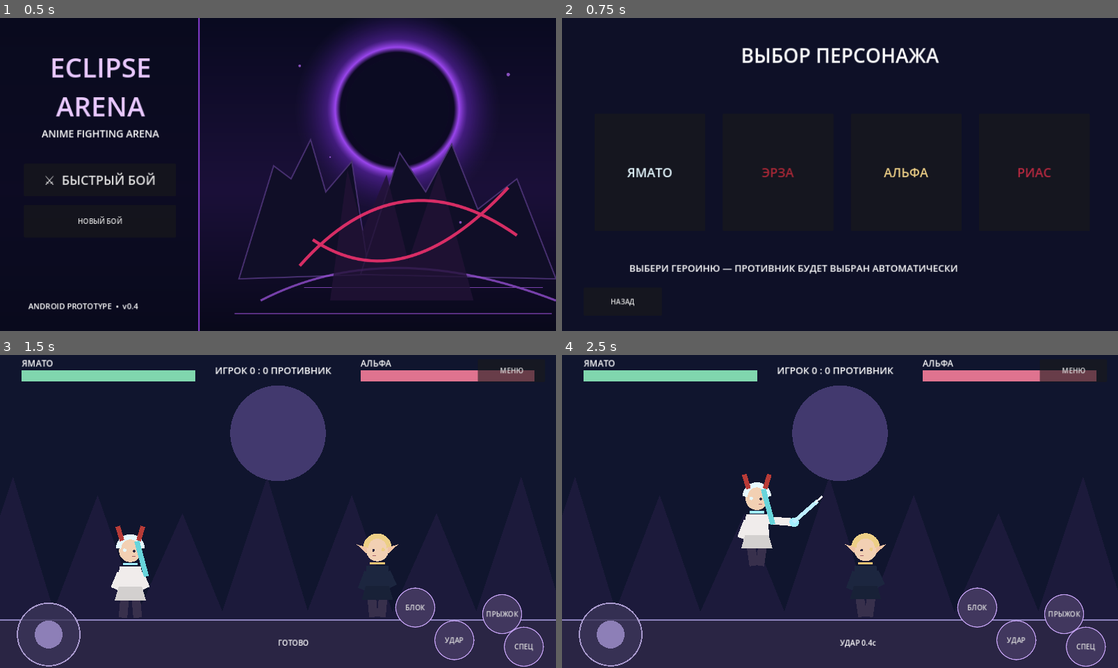
Above: before the commit, frames 1-4 (two rows, left to right).
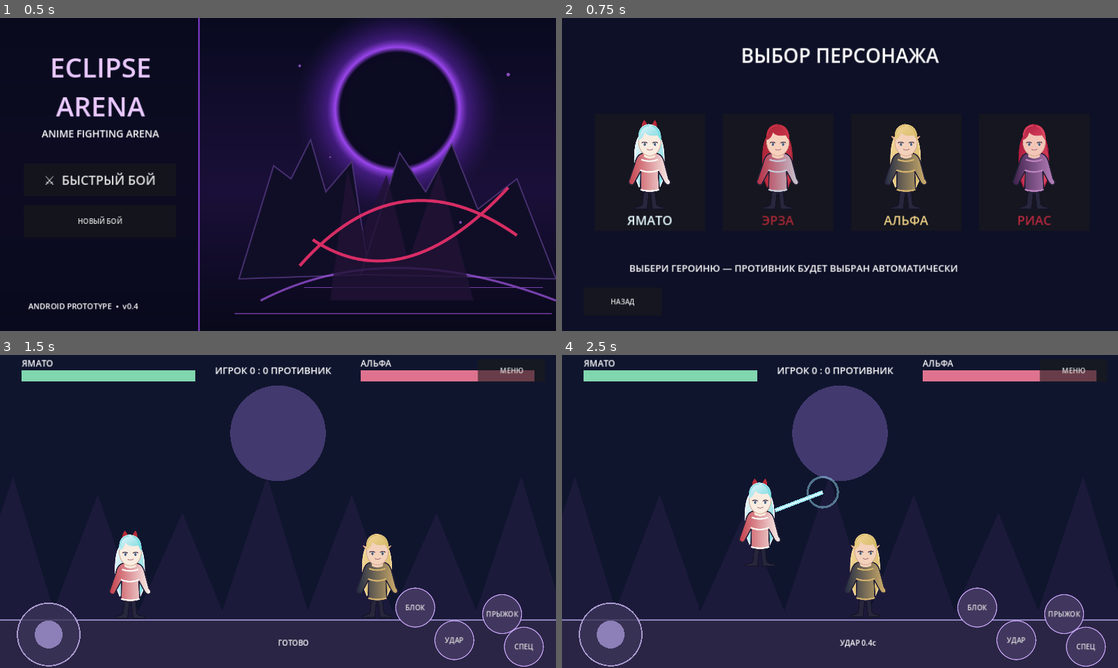
Above: after the commit, the same moments.

Repository: PerchikHot/Eclipse-Arena-
Game: Godot game, scene res://scenes/Main.tscn
The game is run twice, just before and just after one commit, with the same random seed, the same clock (stepped at 60 frames per second) and the same inputs.
Inputs (mouse positions are in pixels of both pictures, inside the frame that each line leads up to):
- Up to frame 1 (0.5 s): no input
- Up to frame 2 (0.75 s): click "⚔ БЫСТРЫЙ БОЙ" at 0.5 s
- Up to frame 3 (1.5 s): click "ЯМАТО" at 1.25 s
- Up to frame 4 (2.5 s): move the mouse to (962, 495) at 2.02 s; hold D from 2.03 s (still down); hold J from 2.03 s (still down); click (962, 495) at 2.17 s; tap Space at 2.27 s

Frame 1 is identical in both runs. In frame 2, 5.3% of the frame differs, in the area x 11-89%, y 32-67%; in frame 3, 2.1%; in frame 4, 2.6%.

Commit message:
Display illustrated character SVG sprites in fighter selection and combat

Diff:
--- a/scripts/main.gd
+++ b/scripts/main.gd
@@ -44,6 +44,7 @@
 var selection_buttons: Array[Button] = []
 var player_name_label: Label
 var enemy_name_label: Label
+var fighter_textures: Array[Texture2D] = []
 var joystick_center := Vector2(112, 643)
 var joystick_axis := 0.0
 var joystick_touch := -1
@@ -52,6 +53,8 @@
 var block_timer := 0.0
 
 func _ready() -> void:
+    for character in ["yamato", "erza", "alpha", "rias"]:
+        fighter_textures.append(load("res://assets/fighters/%s.svg" % character))
     sound_library["swing"] = make_sound(0.13, 220.0, 90.0, 0.14, 0)
     sound_library["hit"] = make_sound(0.19, 130.0, 45.0, 0.29, 1)
     sound_library["jump"] = make_sound(0.17, 280.0, 570.0, 0.13, 0)
@@ -184,6 +187,10 @@
     for i in range(fighter_names.size()):
         var fighter_button := Button.new()
         fighter_button.text = fighter_names[i]
+        fighter_button.icon = fighter_textures[i]
+        fighter_button.expand_icon = true
+        fighter_button.icon_alignment = HORIZONTAL_ALIGNMENT_CENTER
+        fighter_button.vertical_icon_alignment = VERTICAL_ALIGNMENT_TOP
         fighter_button.position = Vector2(75 + i * 295, 220)
         fighter_button.size = Vector2(255, 270)
         fighter_button.add_theme_font_size_override("font_size", 29)
@@ -422,8 +429,8 @@
         draw_circle(joystick_center, 72.0, Color("#3b3558", 0.78))
         draw_arc(joystick_center, 72.0, 0.0, TAU, 48, Color("#aa9bcf"), 3.0)
         draw_circle(joystick_center + Vector2(joystick_axis * 43.0, 0), 32.0, Color("#9788c2", 0.9))
-    draw_fighter(Vector2(x_left, y_left), Color("#ffffff") if player_hit_fx > 0.0 else fighter_colors[selected_fighter], player_attack_fx > 0.0, x_right >= x_left, player_motion, true)
-    draw_fighter(Vector2(x_right, 610), Color("#ffffff") if enemy_hit_fx > 0.0 else fighter_colors[enemy_fighter], enemy_attack_fx > 0.0, x_left >= x_right, enemy_motion, false)
+    draw_sprite_fighter(Vector2(x_left, y_left), selected_fighter, x_right >= x_left, player_motion, player_attack_fx, player_hit_fx, hp_left)
+    draw_sprite_fighter(Vector2(x_right, 610), enemy_fighter, x_left >= x_right, enemy_motion, enemy_attack_fx, enemy_hit_fx, hp_right)
     if enemy_hit_fx > 0.0:
         draw_circle(Vector2(x_right, 470), 12.0 + enemy_hit_fx * 55.0, Color("#ffd56c", enemy_hit_fx * 3.0))
     if player_hit_fx > 0.0:
@@ -432,6 +439,28 @@
     draw_rect(Rect2(830, 35, 400, 26), Color("#393349"))
     draw_rect(Rect2(50, 35, hp_left * 4, 26), Color("#80d6ae"))
     draw_rect(Rect2(830, 35, hp_right * 4, 26), Color("#df738f"))
+
+func draw_sprite_fighter(origin: Vector2, fighter_id: int, face_right: bool, motion: float, attack_fx: float, hit_fx: float, health: int) -> void:
+    if fighter_id >= fighter_textures.size() or fighter_textures[fighter_id] == null:
+        return
+    var bob := sin(animation_clock * 12.0) * 3.0 if absf(motion) > 0.1 else sin(animation_clock * 2.0) * 1.7
+    var direction := 1.0 if face_right else -1.0
+    var body_height := 216.0
+    var body_width := 134.0
+    var lean := attack_fx * 42.0 * direction
+    var destination := Rect2(origin.x - body_width * 0.5 + lean, origin.y - body_height - bob, body_width, body_height)
+    draw_texture_rect(fighter_textures[fighter_id], destination, false, Color("#ffd6d6") if hit_fx > 0.0 else Color.WHITE)
+    if attack_fx > 0.0:
+        var glow := Color("#9eeaff") if fighter_id == 0 else Color("#ff9da7") if fighter_id == 1 else Color("#f9d799") if fighter_id == 2 else Color("#caa1ff")
+        var hand := origin + Vector2(42.0 * direction, -135.0)
+        var tip := hand + Vector2(110.0 * direction, -42.0)
+        draw_line(hand, tip, glow, 9.0)
+        draw_line(hand, tip, Color.WHITE, 2.0)
+        draw_arc(tip, 35.0, 0.0, TAU, 24, Color(glow, 0.45), 5.0)
+    if health < 60:
+        draw_line(origin + Vector2(-12, -91), origin + Vector2(9, -72), Color("#7e334b"), 3.0)
+    if health < 30:
+        draw_line(origin + Vector2(18, -129), origin + Vector2(33, -109), Color("#a9545d"), 4.0)
 
 func draw_fighter(origin: Vector2, color: Color, attacking: bool, face_right: bool, motion: float, is_player: bool) -> void:
     var facing: float = 1.0 if face_right else -1.0
